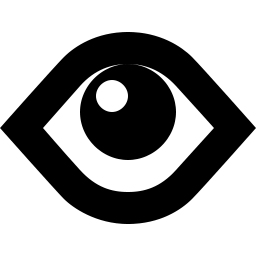
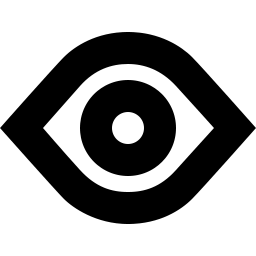
Two versions of the same layered image (256 x 256). Layer-by-layer changes:
painted on "eye" over [80, 64, 176, 176]
